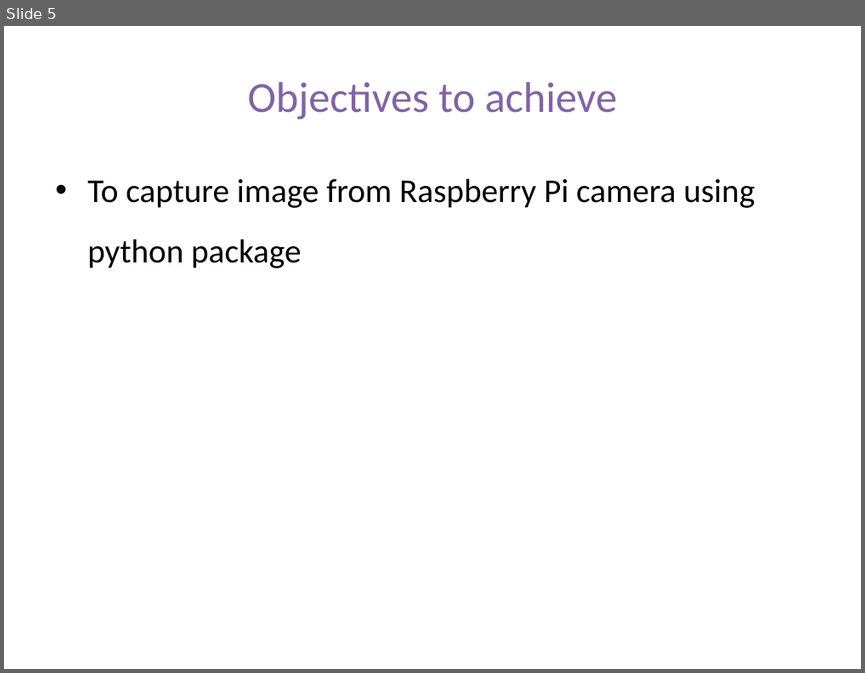
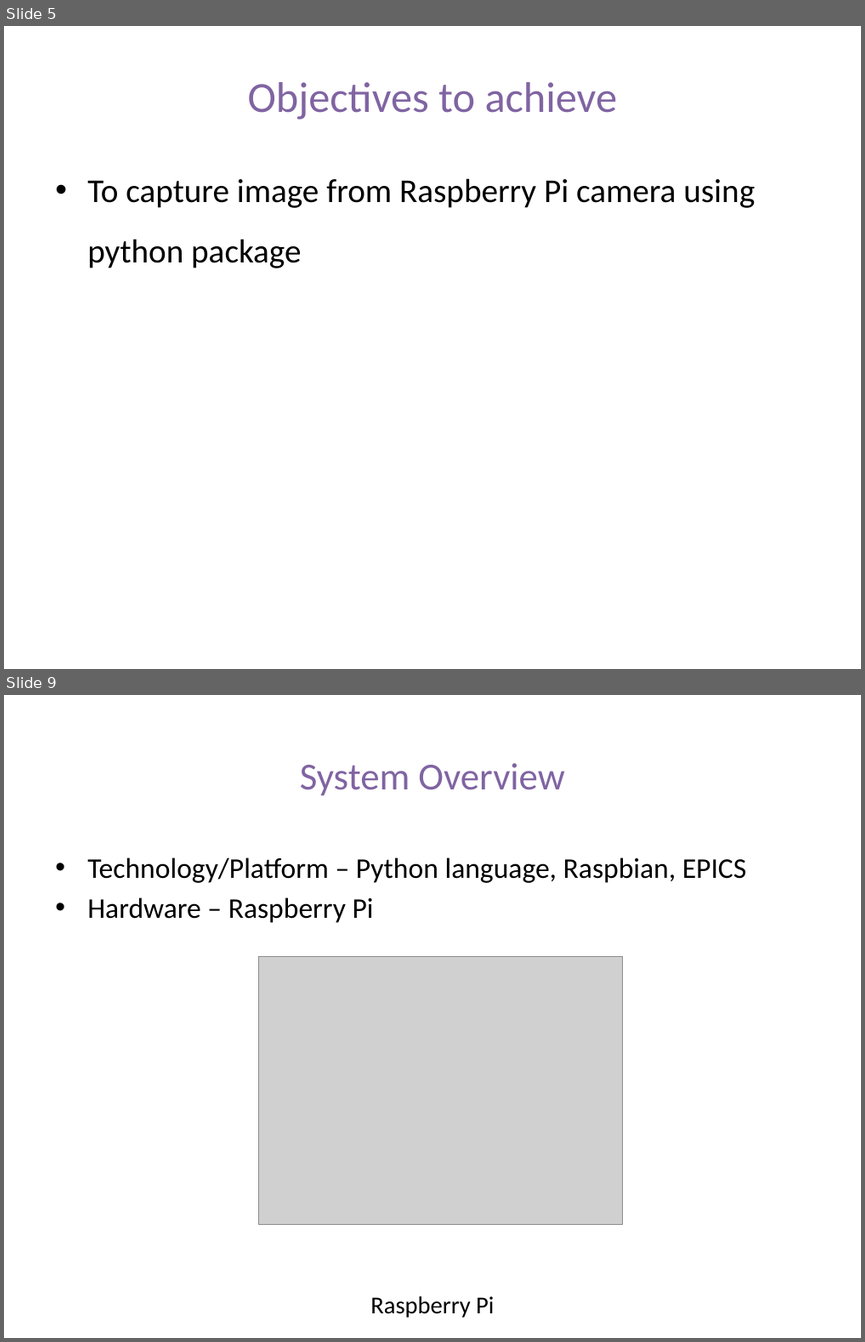
Before and after one commit to dayaniravi123/RaspberryPiBasedImageAcquisitionSystem, a slide deck: PPT_Raspberry_Pi_Based_Image_Acquisition_System.pptx. Shown one above the other, each under a label of ours: slide 5 before the commit, slides 5 and 9 after it; the slides between them are not shown. The pictures are 865x673 and 865x1342 pixels, drawn with LibreOffice and Linux fonts; fonts in the diff are those of the drawing; grey boxes stand for pictures. Boxes give left, top, right and bottom in pixels: in the first picture for what was removed or moved away, otherwise in the second. Text is boxed around its words. In the diff, an @@ line names an element or a change of style, - is before the commit and + after.

```diff
--- a/PPT_Raspberry_Pi_Based_Image_Acquisition_System.pptx
+++ b/PPT_Raspberry_Pi_Based_Image_Acquisition_System.pptx
@@ slide 9 added at (4, 695, 861, 1338), background #FFFFFF @@
@@ title added at (300, 763, 564, 795), 32 pt, text #8064A2 @@
+System Overview
@@ text added at (87, 857, 747, 1317), 24.1 pt, text #000000 @@
+• Technology/Platform – Python language, Raspbian, EPICS
+• Hardware – Raspberry Pi
+Raspberry Pi
@@ picture added at (258, 956, 623, 1225) @@
```
Also in this commit, not shown: 1 slide changed, 3 other slides added.
